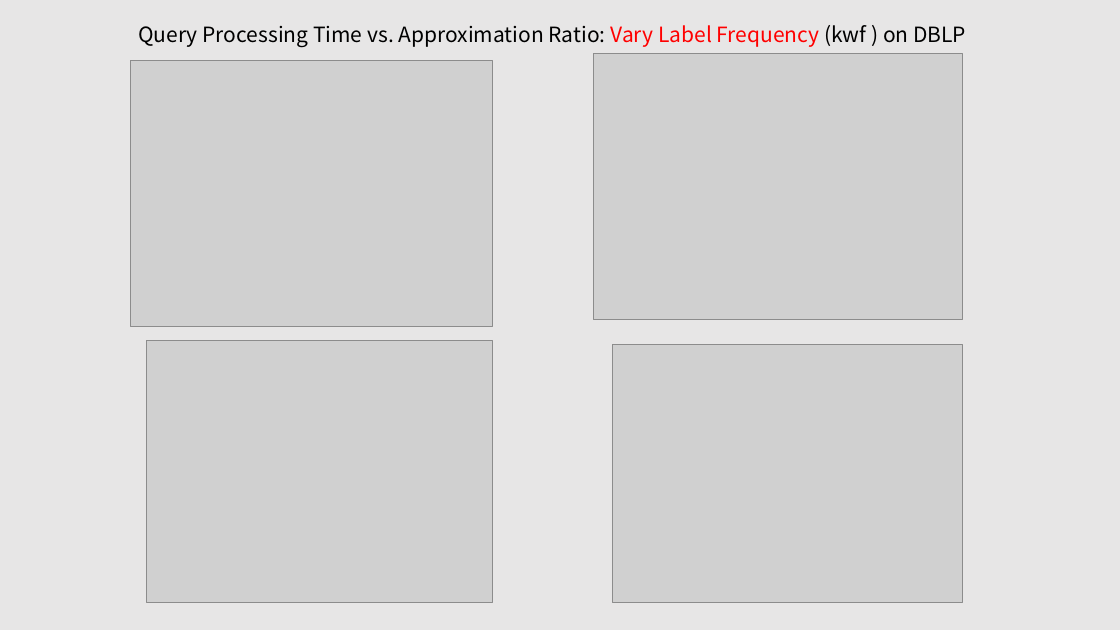
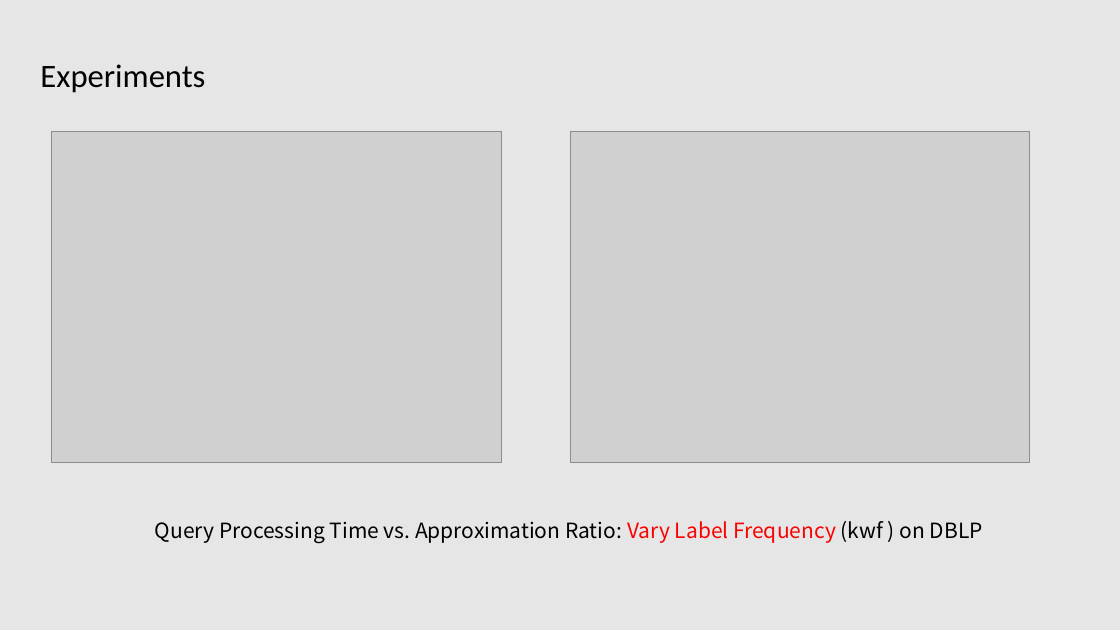
Before and after one commit to tianzhuwei/PPT, a slide deck: slide 13 of Efficient and Progressive GST Search.pptx. Drawn at 1120x630 pixels with LibreOffice and Linux fonts; fonts in the diff are those of the drawing; grey boxes stand for pictures. Boxes give left, top, right and bottom in pixels: in the first picture for what was removed or moved away, otherwise in the second. Text is boxed around its words. In the diff, an @@ line names an element or a change of style, - is before the commit and + after.

```diff
--- a/Efficient and Progressive GST Search.pptx
+++ b/Efficient and Progressive GST Search.pptx
@@ text added at (40,64,205,93), 28 pt, text #000000 @@
+Experiments
@@ picture: place and size @@
-picture at (130,60,493,327)
+picture at (51,132,502,463)
@@ picture: place and size @@
-picture at (593,54,963,320)
+picture at (571,132,1029,463)
@@ picture removed at (147,340,493,602) @@
@@ picture removed at (613,344,963,602) @@
@@ text "Query Processing Time vs. Approximation ...": place and size @@
-text "Query Processing Time vs. Approximation ..." at (138,25,966,47)
+text "Query Processing Time vs. Approximation ..." at (155,521,983,543)
```
Also in this commit, not shown: 6 other slides changed, 4 slides added, 2 slides removed.
